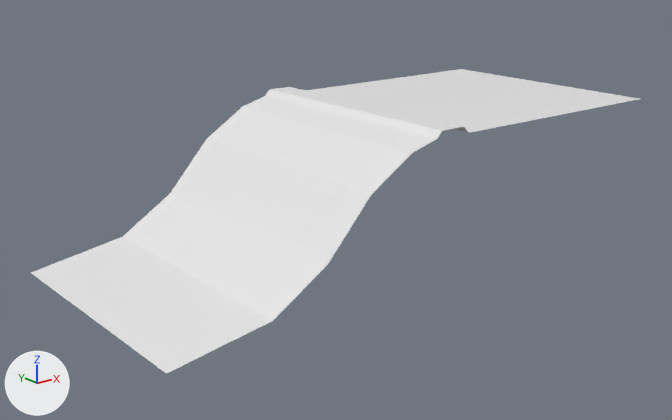
An edit to the Blender file props/beach.blend, drawn before and after from the same camera.
Rendered twice from a 50 mm camera at (-11.15, -10.56, 2.78) aimed at (-2.73, -0.03, -1.43). Arrows for +X, +Y and +Z are at lower left; the lights stay in place.
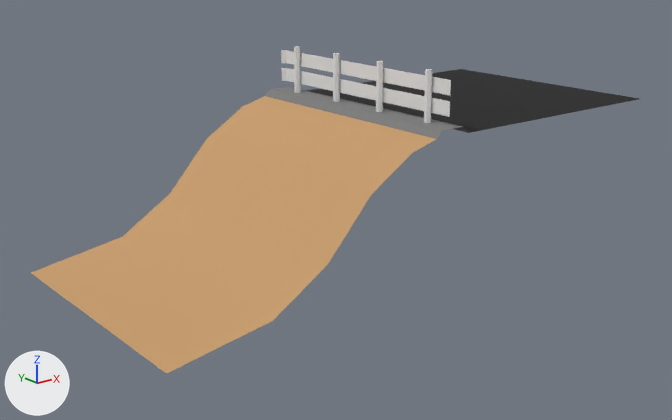
Commit message: Work on beach

Edits to the bpy script that builds the scene:
```text
Add mat_sand:
    mat_sand = principled_material('Sand')
    mat_sand.base_color = (0.573, 0.337, 0.152)  # orange #c79d6d
    mat_sand.roughness = 1.0
Add mat_road:
    mat_road = principled_material('Road')
    mat_road.base_color = (0.00973, 0.00973, 0.00973)  # black #191919
    mat_road.roughness = 1.0
Add mat_curb:
    mat_curb = principled_material('Curb')
    mat_curb.base_color = (0.205, 0.205, 0.205)  # grey #7d7d7d
    mat_curb.roughness = 1.0
Add mat_metal:
    mat_metal = principled_material('Metal')
    mat_metal.base_color = (0.791, 0.791, 0.791)  # white #e6e6e6
    mat_metal.roughness = 1.0
Change me_plane:
    where me_plane.from_pydata(...)  # 20 vertices, 9 faces; spans x -3.37..1.0, y -1.0..1.0, z -1.05..0.05
    used by ob_plane; location = (0.0, 0.0, 0.0); scale = (2.0, 2.0, 2.0)
    me_plane part 1: the 1 face centred in x 0.0, y 0.0, z 0.0 switches from no material to mat_road (black #191919)
    me_plane part 2: all 3 faces centred in x -1.27..-1.02, y 0.0, z 0.03..0.05 switch from no material to mat_curb (grey #7d7d7d)
    me_plane part 3: all 5 faces centred in x -3.01..-1.41, y 0.0, z -0.99..-0.03 switch from no material to mat_sand (orange #c79d6d)
    add me_plane.materials.append(mat_road)  # black #191919
Add me_plane_002:
    me_plane_002.from_pydata(...)  # 64 vertices, 38 faces; spans x -0.49..0.31, y -1.93..1.93, z -0.09..0.0
    me_plane_002.materials.append(mat_metal)  # white #e6e6e6
Add ob_plane_002:
    ob_plane_002 = bpy.data.objects.new('Plane.002', me_plane_002)
    ob_plane_002.location = (-2.25, 0.0, 0.34)
    ob_plane_002.rotation_euler = (0.0, 1.571, 0.0)  # degrees (0, 90, 0)
```

What differs and where, as boxes (x1, y1, x2, y2) in the pictures (672 x 420 px):
'Plane.002', added
    after: (281, 47, 451, 123)
part 1 of me_plane, recoloured (white to black)
    both: (306, 69, 639, 133)
part 2 of me_plane, recoloured (white to grey)
    both: (265, 87, 468, 139)
part 3 of me_plane, recoloured
    both: (31, 96, 436, 374)
